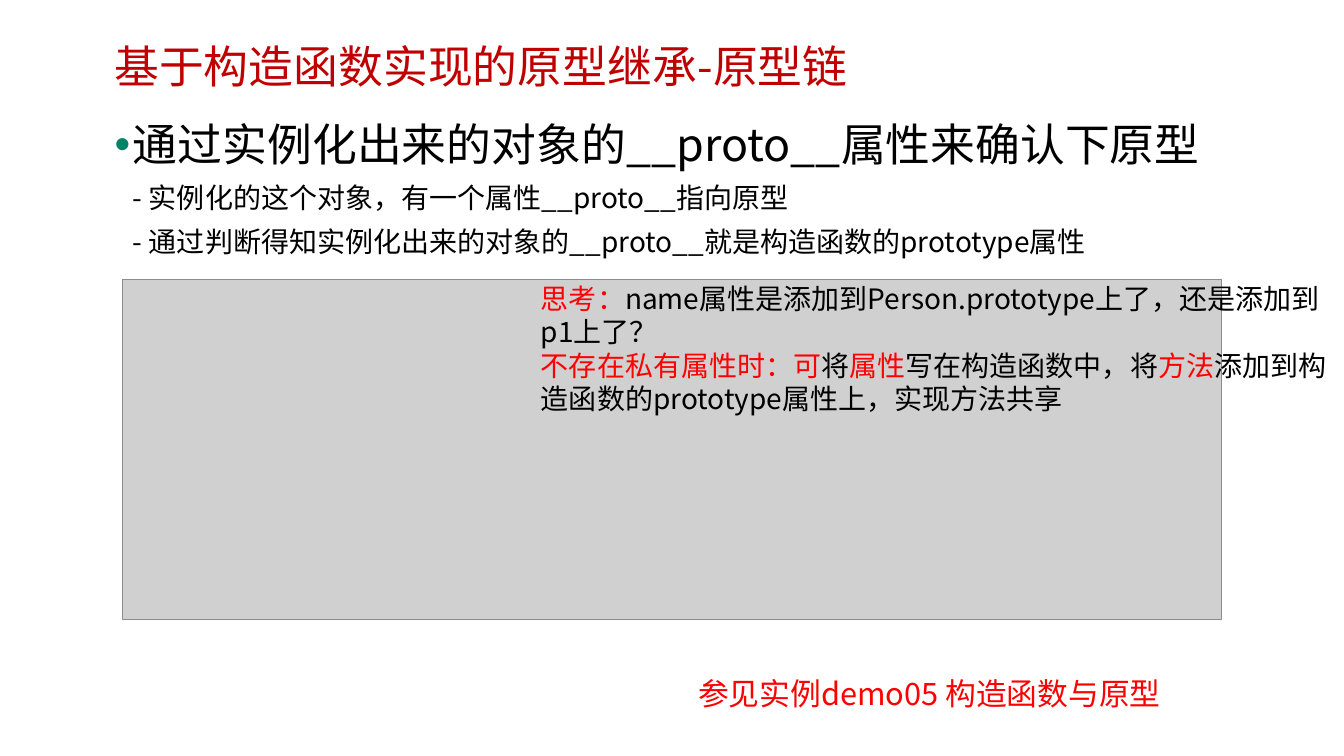
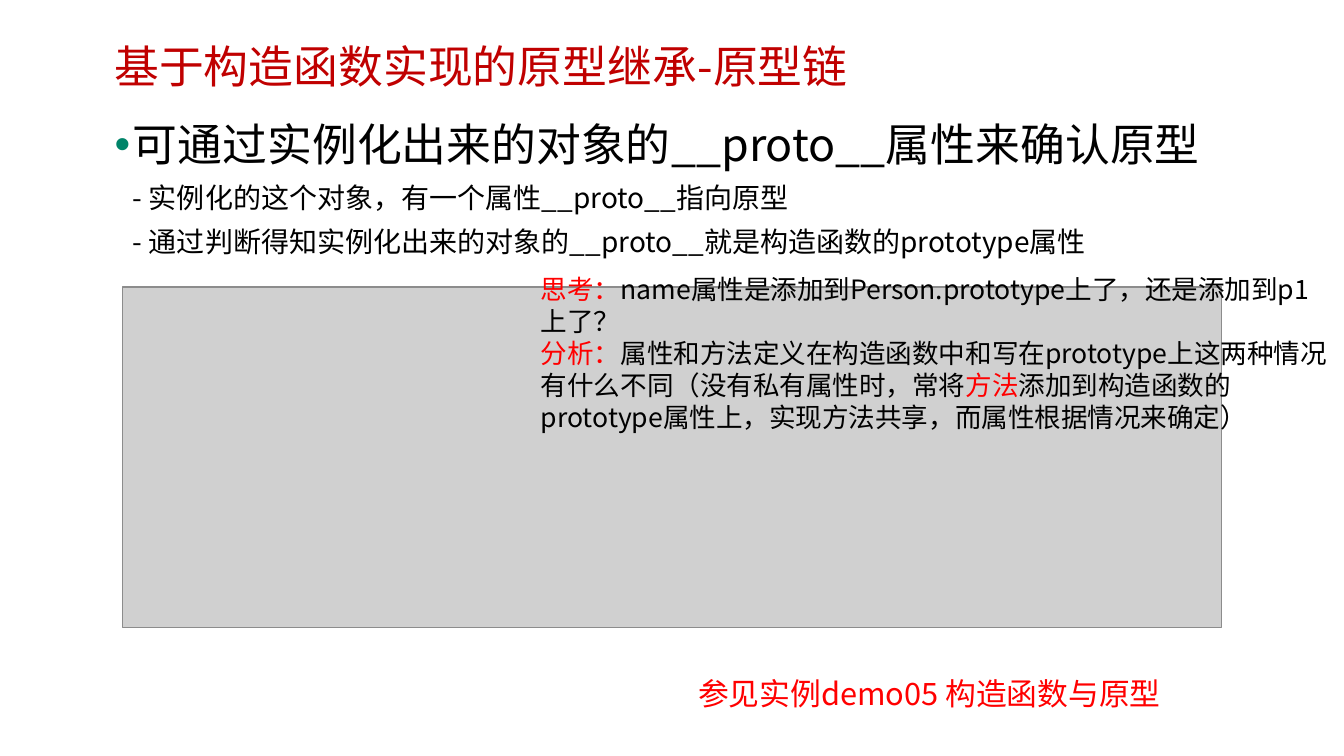
Before and after one commit to edu2act/course-javascript-advanced, a slide deck: slide 11 of 课程PPT/15.JS原型继承.pptx. Drawn at 1344x756 pixels with LibreOffice and Linux fonts; fonts in the diff are those of the drawing; grey boxes stand for pictures; background and template pictures are left out. Boxes give left, top, right and bottom in pixels: in the first picture for what was removed or moved away, otherwise in the second. Text is boxed around its words. In the diff, an @@ line names an element or a change of style, - is before the commit and + after.

```diff
--- a/课程PPT/15.JS原型继承.pptx
+++ b/课程PPT/15.JS原型继承.pptx
@@ text at [133, 123, 1200, 259]: text changed @@
-• 通过实例化出来的对象的__proto__属性来确认下原型
-  - 实例化的这个对象，有一个属性__proto__指向原型
-  - 通过判断得知实例化出来的对象的__proto__就是构造函数的prototype属性
+• 可通过实例化出来的对象的__proto__属性来确认原型
+  - 实例化的这个对象，有一个属性__proto__指向原型
+  - 通过判断得知实例化出来的对象的__proto__就是构造函数的prototype属性
@@ text "思考：name属性是添加到Person.prototype上了，还是添加到p1上了？": place and size @@
-text "思考：name属性是添加到Person.prototype上了，还是添加到p1上了？" at [541, 281, 1326, 416]
+text "思考：name属性是添加到Person.prototype上了，还是添加到p1上了？" at [541, 272, 1327, 435]
@@ picture: place and size @@
-picture at [122, 279, 1221, 619]
+picture at [122, 287, 1221, 627]
@@ text at [541, 272, 1309, 307]: size 20 to 19 pt in "思考：name属性是添加到Person.prototype上了，还是添加到p1上了？" @@
@@ text at [541, 336, 1327, 435]: text changed; size 20 to 19 pt @@
-不存在私有属性时：可将属性写在构造函数中，将方法添加到构造函数的prototype属性上，实现方法共享
+分析：属性和方法定义在构造函数中和写在prototype上这两种情况有什么不同（没有私有属性时，常将方法添加到构造函数的prototype属性上，实现方法共享，而属性根据情况来确定）
```
Also in this commit, not shown: 1 slide added, 5 other files.
